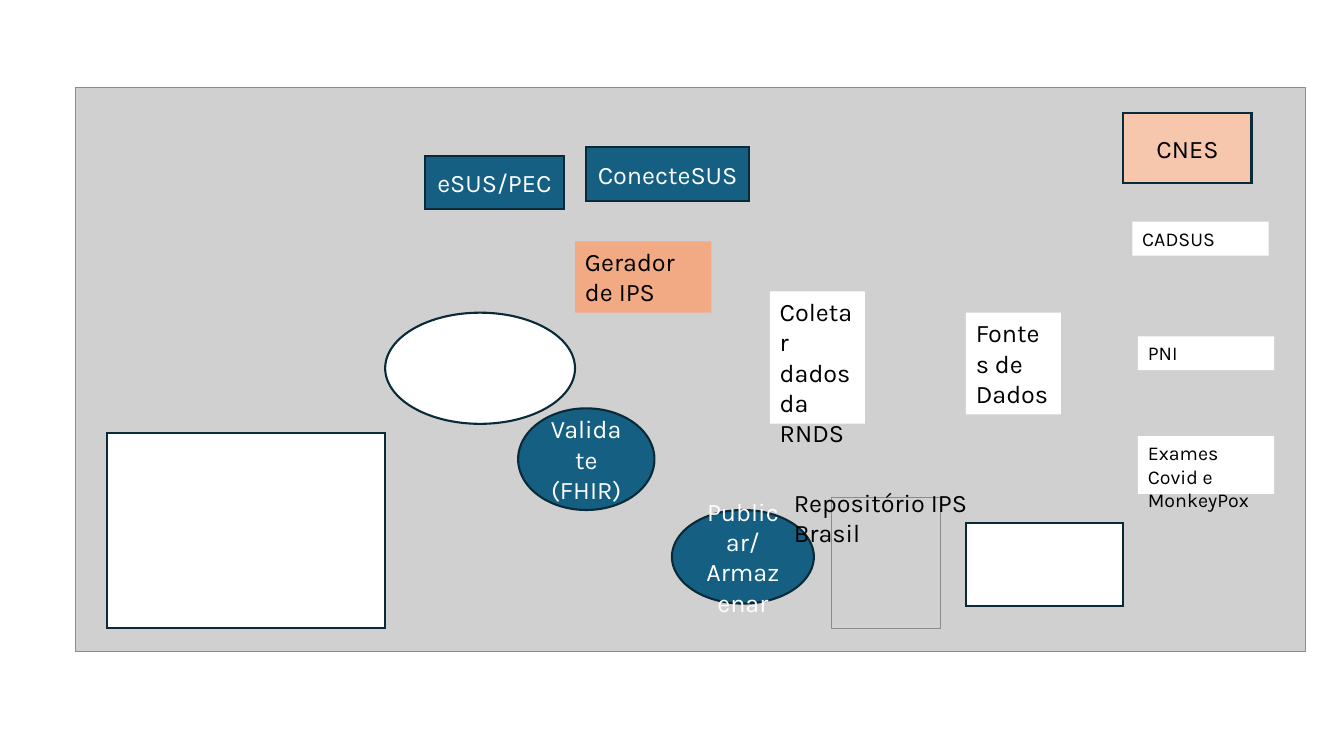
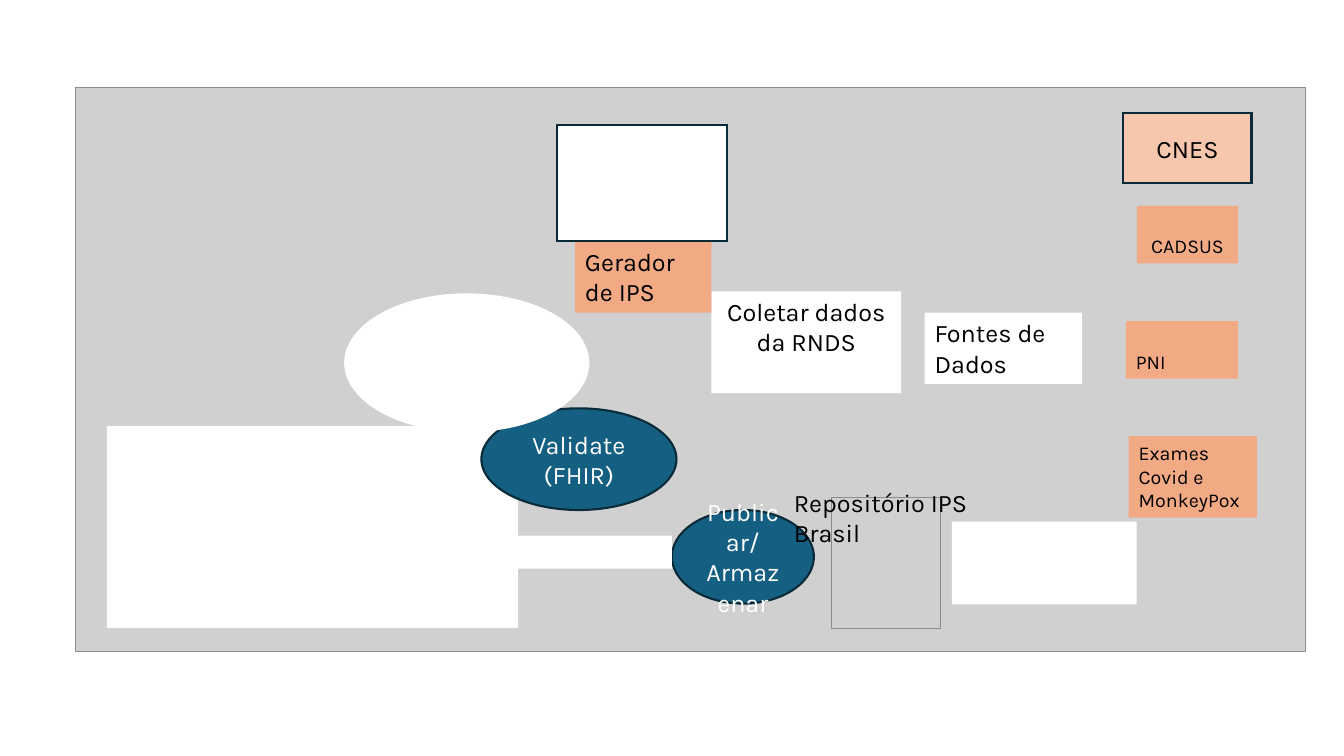
Before and after one commit to moaassis/https-git-codecommit.sa-east-1.amazonaws.com-v1-repos-ips-brasil-documentos, a slide deck: slide 11 of Entregaveis/Guia Implementacao IPS Brasil/ArquiteturaFHIR.pptx. Drawn at 1344x756 pixels with LibreOffice and Linux fonts; fonts in the diff are those of the drawing; grey boxes stand for pictures. Boxes give left, top, right and bottom in pixels: in the first picture for what was removed or moved away, otherwise in the second. Text is boxed around its words. In the diff, an @@ line names an element or a change of style, - is before the commit and + after.

```diff
--- a/Entregaveis/Guia Implementacao IPS Brasil/ArquiteturaFHIR.pptx
+++ b/Entregaveis/Guia Implementacao IPS Brasil/ArquiteturaFHIR.pptx
@@ rectangle added at [557,125,727,242], fill #FFFFFF, outline #092A39 1.5 pt @@
@@ rectangle removed at [587,147,749,201] @@
-ConecteSUS
@@ rectangle removed at [425,156,564,210] @@
-eSUS/PEC
@@ rectangle "CADSUS": place and size @@
-rectangle "CADSUS" at [1132,222,1268,256]
+rectangle "CADSUS" at [1137,206,1239,263]
@@ rectangle "CADSUS" at [1137,206,1239,263]: alignment left to centre; fill #FFFFFF to #F2AA84 @@
@@ ellipse: place and size @@
-ellipse at [385,313,575,423]
+ellipse at [344,293,589,433]
@@ rectangle "Coletar dados da RNDS": place and size @@
-rectangle "Coletar dados da RNDS" at [770,291,865,423]
+rectangle "Coletar dados da RNDS" at [712,291,901,393]
@@ rectangle "Coletar dados da RNDS" at [712,291,901,393]: alignment left to centre @@
@@ rectangle "Fontes de Dados": place and size @@
-rectangle "Fontes de Dados" at [966,313,1061,414]
+rectangle "Fontes de Dados" at [925,313,1082,384]
@@ rectangle "PNI" at [1126,321,1238,378]: fill #FFFFFF to #F2AA84 @@
@@ rectangle "PNI": place and size @@
-rectangle "PNI" at [1138,337,1274,371]
+rectangle "PNI" at [1126,321,1238,378]
@@ ellipse "Validate (FHIR)": place and size @@
-ellipse "Validate (FHIR)" at [518,408,654,510]
+ellipse "Validate (FHIR)" at [482,408,678,510]
@@ outline #092A39 1.5 pt to none in 3 elements at [952,521,1136,604], [344,293,589,433], [107,426,518,628] @@
@@ rectangle: place and size @@
-rectangle at [107,433,385,628]
+rectangle at [107,426,518,628]
@@ rectangle "Exames Covid e MonkeyPox": place and size @@
-rectangle "Exames Covid e MonkeyPox" at [1138,437,1274,494]
+rectangle "Exames Covid e MonkeyPox" at [1129,437,1257,518]
@@ rectangle "Exames Covid e MonkeyPox" at [1129,437,1257,518]: fill #FFFFFF to #F2AA84 @@
@@ rectangle added at [518,535,673,569], fill #FFFFFF @@
@@ rectangle: place and size @@
-rectangle at [966,523,1123,606]
+rectangle at [952,521,1136,604]
```
Also in this commit, not shown: 2 slides added, 30 other files.
